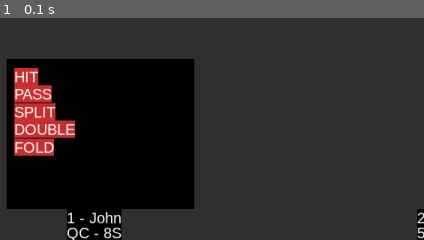
Above: before the commit, frame 1.
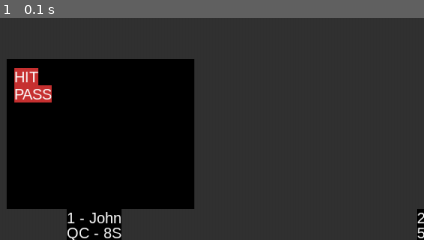
Above: after the commit, the same moment.

Repository: ekoret/blackjack-py
Game: pygame game, started from main.py
Two runs of this game, one before a commit and one after it. Both use one fixed random seed, a clock stepped at 60 frames per second and the inputs below.
Inputs:
- Up to frame 1 (0.1 s): no input
The pictures show only the part of the screen within x 0-50%, y 48-98%; the shares and areas given below are measured in that part.

The runs differ from the first frame. In frame 1, 2.7% of the frame differs, in the area x 3-18%, y 38-63%.

Commit message:
remove other moves for now

Diff:
--- a/settings.py
+++ b/settings.py
@@ -25,4 +25,4 @@
 
         """Blackjack specific attributes"""
         self.amount_to_deal = 2
-        self.moves = ["Hit", "Pass", "Split", "Double", "Fold"]
+        self.moves = ["Hit", "Pass"]
